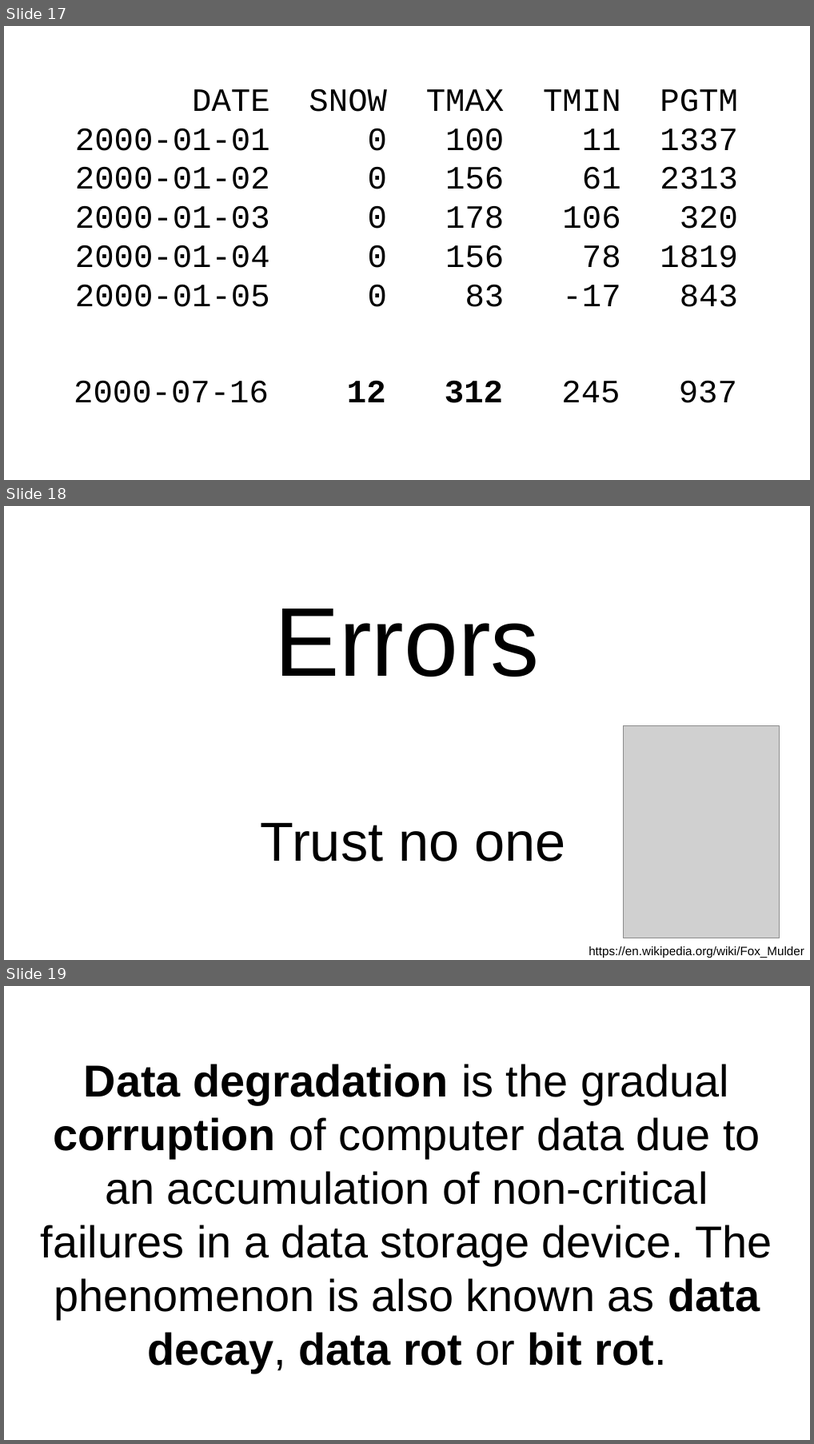
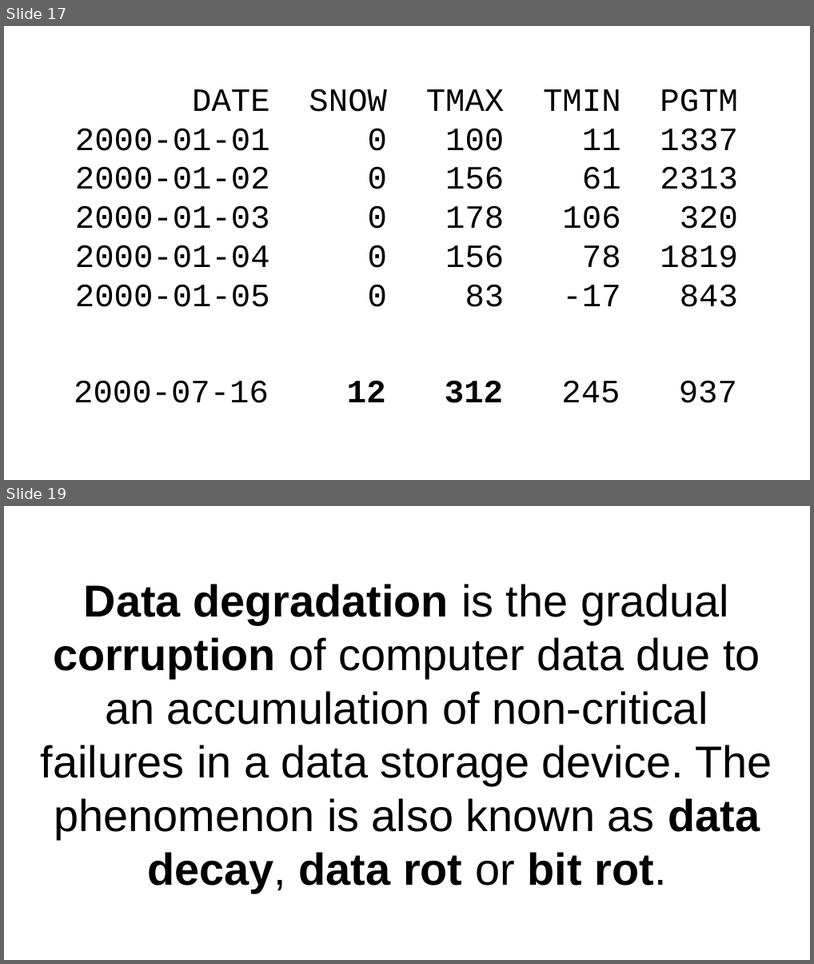
Before and after one commit to tebeka/talks, a slide deck: data-management/data-management.odp. Shown one above the other, each under a label of ours: slides 17, 18 and 19 before the commit, slides 17 and 19 after it; the slides between them are not shown. The pictures are 814x1444 and 814x964 pixels, drawn with LibreOffice and Linux fonts; fonts in the diff are those of the drawing; grey boxes stand for pictures. Boxes give left, top, right and bottom in pixels: in the first picture for what was removed or moved away, otherwise in the second. Text is boxed around its words. In the diff, an @@ line names an element or a change of style, - is before the commit and + after.

```diff
--- a/data-management/data-management.odp
+++ b/data-management/data-management.odp
@@ slide 18 removed at (4,506,810,960), background #FFFFFF @@
@@ title removed at (274,608,540,677) @@
-Errors
@@ picture removed at (624,725,780,938) @@
@@ title removed at (261,822,566,861) @@
-Trust no one
@@ text removed at (589,946,805,957) @@
-https://en.wikipedia.org/wiki/Fox_Mulder
```
Also in this commit, not shown: 1 slide added.
